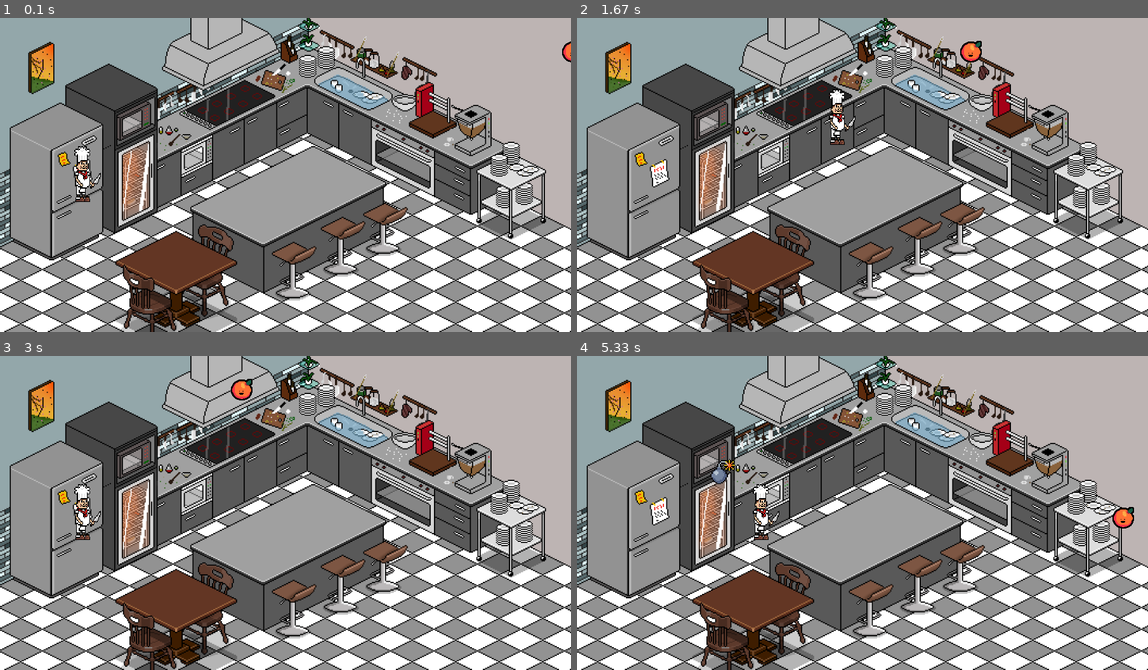
Above: before the commit, frames 1-4 (two rows, left to right).
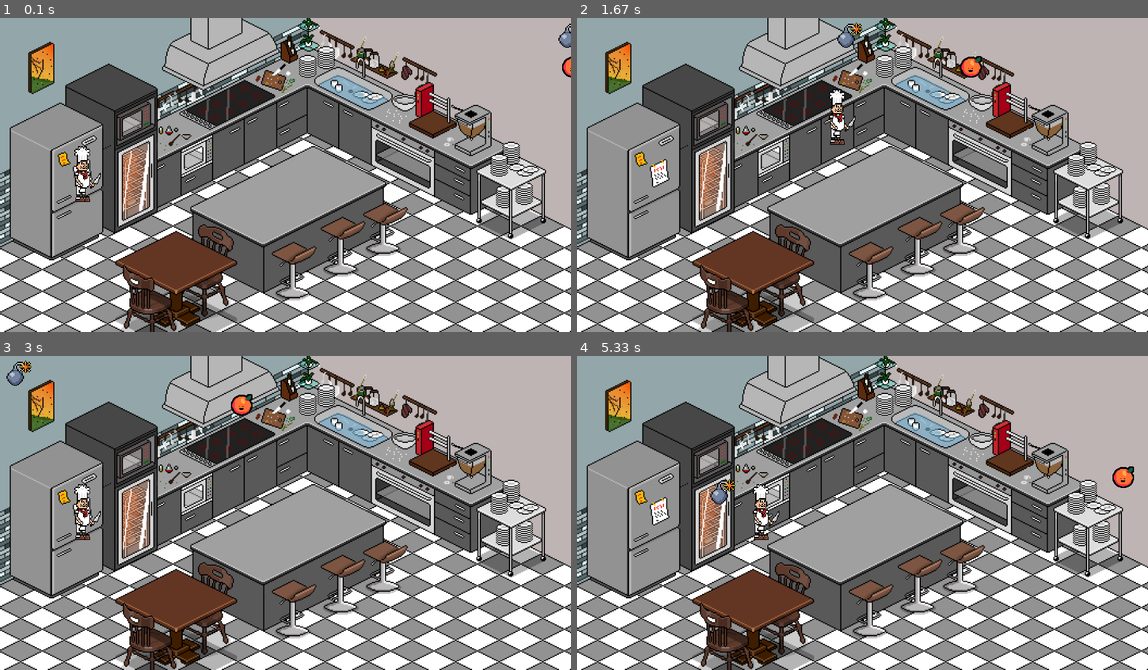
Above: after the commit, the same moments.

Repository: SkyesCodes/Pygame
Game: pygame game, started from main.py
Same seed, same stepped clock (60 frames per second), same inputs: the game is played once before the commit and once after it.
Inputs:
- Up to frame 1 (0.1 s): no input
- Up to frame 2 (1.67 s): hold D 0.33-0.8 s; hold W 0.83-1.13 s; hold D 1.17-1.63 s
- Up to frame 3 (3 s): hold A 1.67-2.2 s; hold S 2.23-2.53 s; hold A 2.57-2.97 s
- Up to frame 4 (5.33 s): hold W 3-3.37 s; hold D 3.4-4.03 s; hold S 4.07-4.43 s; hold A 4.47-4.93 s; hold D from 4.97 s (still down)

The runs differ from the first frame. In frame 1, 0.2% of the frame differs, in the area x 97-100%, y 1-19%; in frame 2, 0.6%; in frame 3, 0.6%; in frame 4, 0.8%, in the area x 23-98%, y 32-55%.

Commit message:
refactor complete

Diff:
--- a/main.py
+++ b/main.py
@@ -1,8 +1,6 @@
 import pygame
 import os
 from random import randrange
-
-
 
 WIDTH, HEIGHT = 900, 495
 WIN = pygame.display.set_mode((WIDTH, HEIGHT))
@@ -15,50 +13,60 @@
 BOMB_WIDTH, BOMB_HEIGHT = 50, 50
 ORANGE_WIDTH, ORANGE_HEIGHT = 35, 35
 
-CHEF_IMAGE = pygame.image.load(os.path.join('Assets','Chef2.gif'))
+CHEF_IMAGE = pygame.image.load(os.path.join('Assets', 'Chef2.gif'))
 CHEF_SPRITE = pygame.transform.scale(CHEF_IMAGE, (CHEF_WIDTH, CHEF_HEIGHT))
 
-BOMB_IMAGE = pygame.image.load(os.path.join('Assets','bomb.png'))
+BOMB_IMAGE = pygame.image.load(os.path.join('Assets', 'bomb.png'))
 BOMB_SPRITE = pygame.transform.scale(BOMB_IMAGE, (BOMB_WIDTH, BOMB_HEIGHT))
 
-ORANGE_IMAGE = pygame.image.load(os.path.join('Assets','orange.png'))
-ORANGE_SPRITE = pygame.transform.scale(ORANGE_IMAGE,(ORANGE_WIDTH, ORANGE_HEIGHT))
+ORANGE_IMAGE = pygame.image.load(os.path.join('Assets', 'orange.png'))
+ORANGE_SPRITE = pygame.transform.scale(ORANGE_IMAGE, (ORANGE_WIDTH, ORANGE_HEIGHT))
 
-BG_IMAGE = pygame.image.load(os.path.join('Assets','kitchen_floor.png'))
-
-fruit_x = 900
-fruit_y = randrange(HEIGHT)
-
-bomb_x = 900
-bomb_y = randrange(HEIGHT)
-
-game_display = pygame.display.set_mode((WIDTH, HEIGHT))
+BG_IMAGE = pygame.image.load(os.path.join('Assets', 'kitchen_floor.png'))
 
 class Fruit:
-    fruit_x = 900
-    fruit_y = randrange(HEIGHT)
-    #use class to set up everything the current orange is doing, use time interval to spawn fruits from an array, for loop for iterating through array at random.
-#class Bomb:
-#Class Chef: probably needed for hit detection.
+    def __init__(self, image, width, height, speed):
+        self.x = WIDTH
+        self.y = randrange(HEIGHT)
+        self.image = pygame.transform.scale(image, (width, height))
+        self.speed = speed
 
+    def move(self):
+        self.x -= self.speed
+        if self.x <= 0:
+            self.x = WIDTH
+            self.y = randrange(HEIGHT)
 
+    def draw(self):
+        WIN.blit(self.image, (self.x, self.y))
 
-def draw_window(chef_position, bomb_x, bomb_y, fruit_x, fruit_y):
-    WIN.blit(BG_IMAGE,(0,0))
+class Bomb:
+    def __init__(self, image, width, height, speed):
+        self.x = WIDTH
+        self.y = randrange(HEIGHT)
+        self.image = pygame.transform.scale(image, (width, height))
+        self.speed = speed
+
+    def move(self):
+        self.x -= self.speed
+        if self.x <= 0:
+            self.x = WIDTH
+            self.y = randrange(HEIGHT)
+
+    def draw(self):
+        WIN.blit(self.image, (self.x, self.y))
+
+def draw_window(chef_position, bomb, orange):
+    WIN.blit(BG_IMAGE, (0, 0))
     WIN.blit(CHEF_SPRITE, (chef_position.x, chef_position.y))
-    WIN.blit(BOMB_SPRITE, (bomb_x, bomb_y))
-    WIN.blit(ORANGE_SPRITE, (fruit_x, fruit_y))
+    bomb.draw()
+    orange.draw()
     pygame.display.update()
 
-
 def main():
-
-    chef_position =pygame.Rect(100,200, CHEF_WIDTH, CHEF_HEIGHT)
-    bomb_x = 900
-    bomb_y = randrange(HEIGHT)
-    fruit_x = 900
-    fruit_y = randrange(HEIGHT)
-
+    chef_position = pygame.Rect(100, 200, CHEF_WIDTH, CHEF_HEIGHT)
+    bomb = Bomb(BOMB_IMAGE, BOMB_WIDTH, BOMB_HEIGHT, 5)
+    orange = Fruit(ORANGE_IMAGE, ORANGE_WIDTH, ORANGE_HEIGHT, 3)
 
     clock = pygame.time.Clock()
     run = True
@@ -69,31 +77,19 @@
                 run = False
 
         keys_pressed = pygame.key.get_pressed()
-        if keys_pressed[pygame.K_a]: #left
+        if keys_pressed[pygame.K_a]:
             chef_position.x -= VEL
-        if keys_pressed[pygame.K_d]: #right
+        if keys_pressed[pygame.K_d]:
             chef_position.x += VEL
-        if keys_pressed[pygame.K_w]: #up
+        if keys_pressed[pygame.K_w]:
             chef_position.y -= VEL
-        if keys_pressed[pygame.K_s]: #down
+        if keys_pressed[pygame.K_s]:
             chef_position.y += VEL
 
-        #REPLACE BELOW WITH A METHOD HOUSED IN THE FRUIT CLASS.
-        #Fruit list: spawn on right side, move across screen, despawn at end of screen.
-        # create function to spawn the fruit on ride sight(900) at random intervals at a random y value.
-        # do the same for bombs
-        bomb_x -= 5
-        if bomb_x <= 0:
-            bomb_x = 900
-            bomb_y = randrange(HEIGHT)
+        bomb.move()
+        orange.move()
 
-        fruit_x -= 3
-        if fruit_x <= 0:
-            fruit_x = 900
-            fruit_y = randrange(HEIGHT)
-
-        draw_window(chef_position, bomb_x, bomb_y, fruit_x, fruit_y)
-
+        draw_window(chef_position, bomb, orange)
 
     pygame.quit()
 
